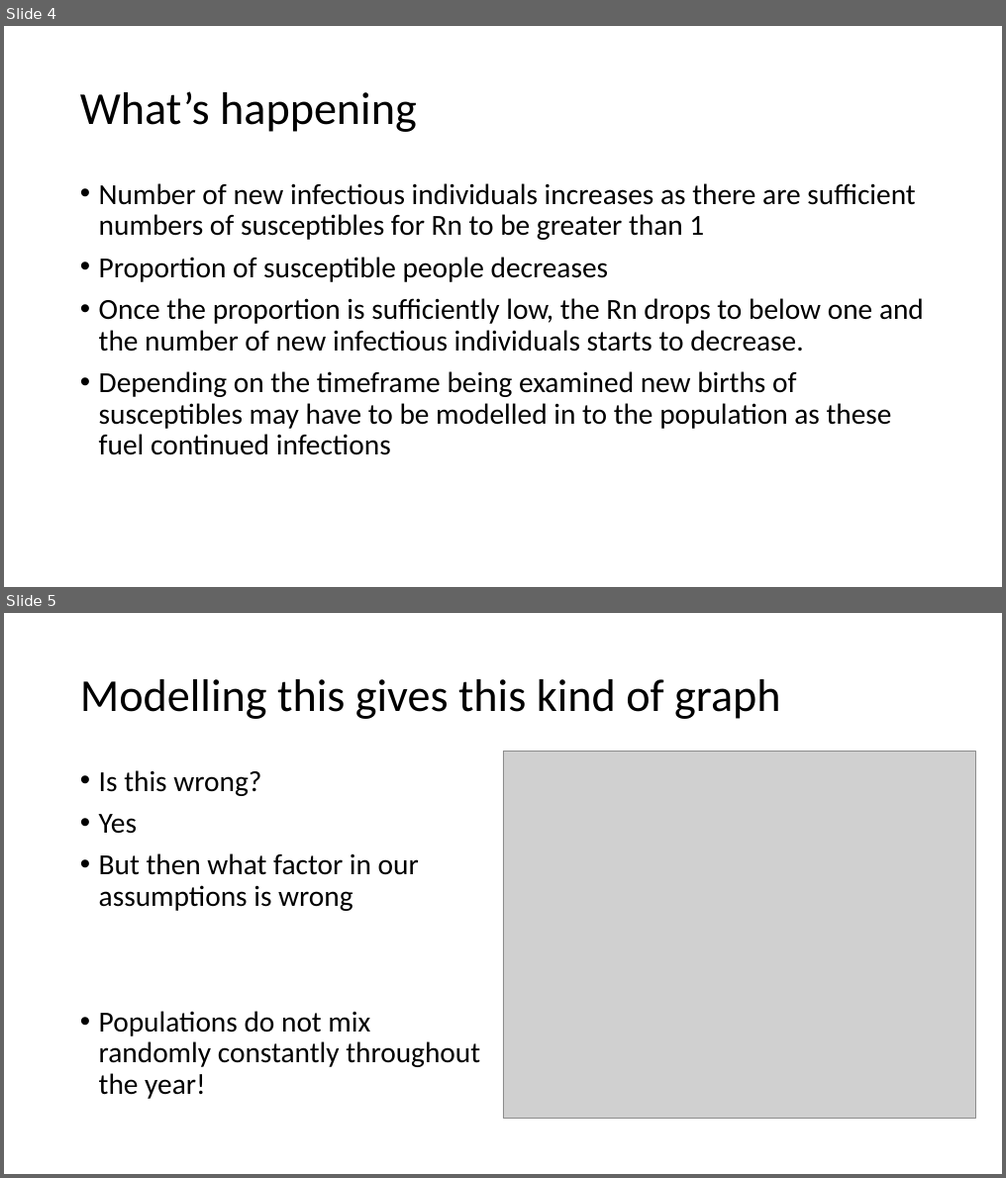
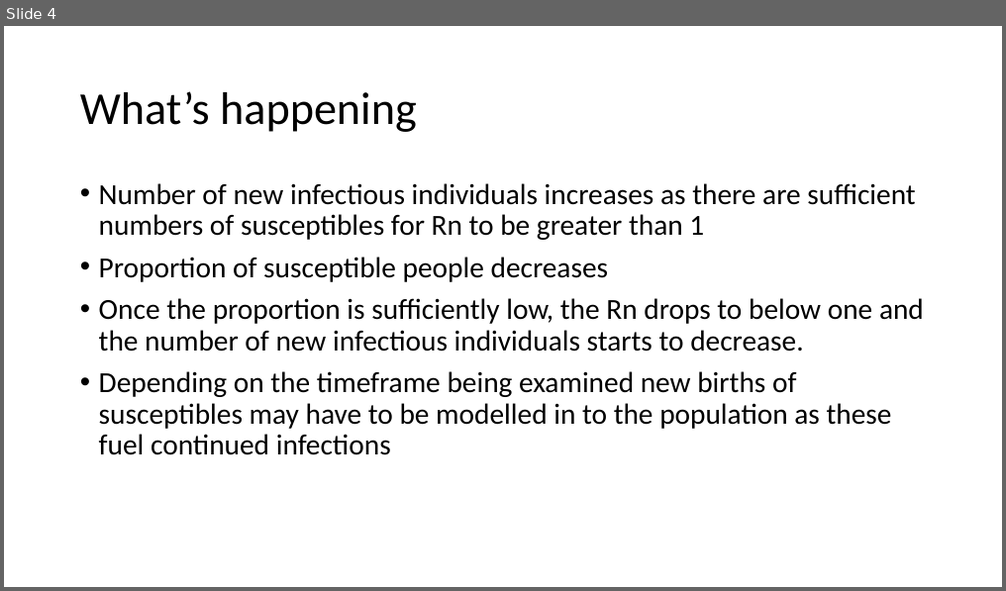
Before and after one commit to CJGRobins/R_Teaching, a slide deck: Session 8/Session 8.pptx. Shown one above the other, each under a label of ours: slides 4 and 5 before the commit, slide 4 after it. The pictures are 1006x1178 and 1006x591 pixels, drawn with LibreOffice and Linux fonts; fonts in the diff are those of the drawing; grey boxes stand for pictures. Boxes give left, top, right and bottom in pixels: in the first picture for what was removed or moved away, otherwise in the second. Text is boxed around its words. In the diff, an @@ line names an element or a change of style, - is before the commit and + after.

```diff
--- a/Session 8/Session 8.pptx
+++ b/Session 8/Session 8.pptx
@@ slide 5 removed at [4, 613, 1002, 1174], background #FFFFFF @@
@@ title removed at [80, 679, 781, 719] @@
-Modelling this gives this kind of graph
@@ picture removed at [503, 752, 976, 1119] @@
@@ text removed at [99, 770, 480, 1099] @@
-• Is this wrong?
-• Yes
-• But then what factor in our assumptions is wrong
-• Populations do not mix randomly constantly throughout the year!
```
Also in this commit, not shown: 1 slide changed, 14 slides added, 5 other slides removed.
